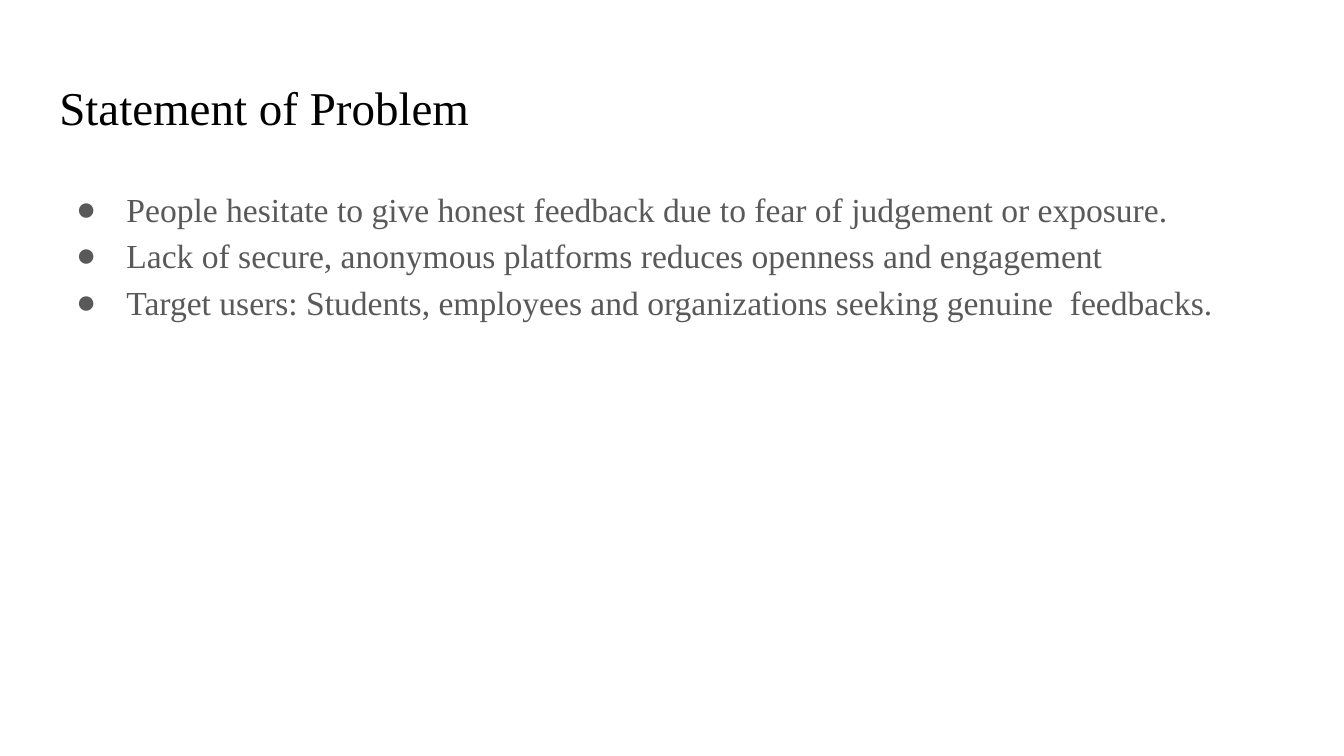
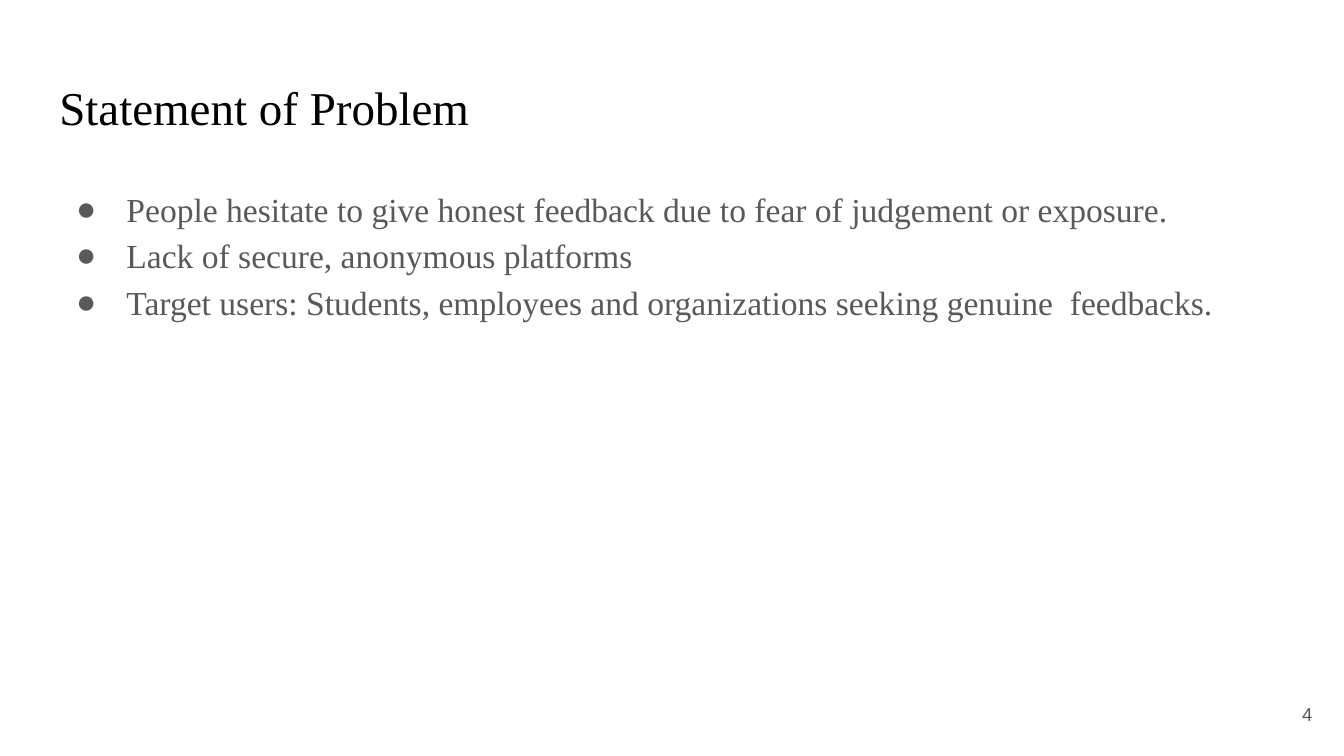
Before and after one commit to Lumineskz/AnonFeedbackWall, a slide deck: slide 4 of Presentations/Proposal Format.pptx. Drawn at 1344x756 pixels with LibreOffice and Linux fonts; fonts in the diff are those of the drawing. Boxes give left, top, right and bottom in pixels: in the first picture for what was removed or moved away, otherwise in the second. Text is boxed around its words. In the diff, an @@ line names an element or a change of style, - is before the commit and + after.

```diff
--- a/Presentations/Proposal Format.pptx
+++ b/Presentations/Proposal Format.pptx
@@ text at bbox=[126, 244, 633, 275]: text changed @@
-● Lack of secure, anonymous platforms reduces openness and engagement
+● Lack of secure, anonymous platforms
@@ page number added at bbox=[1302, 708, 1312, 721], 10 pt, text #595959 @@
+4
```
Also in this commit, not shown: 14 other slides changed, 1 slide removed, 1 other file.
